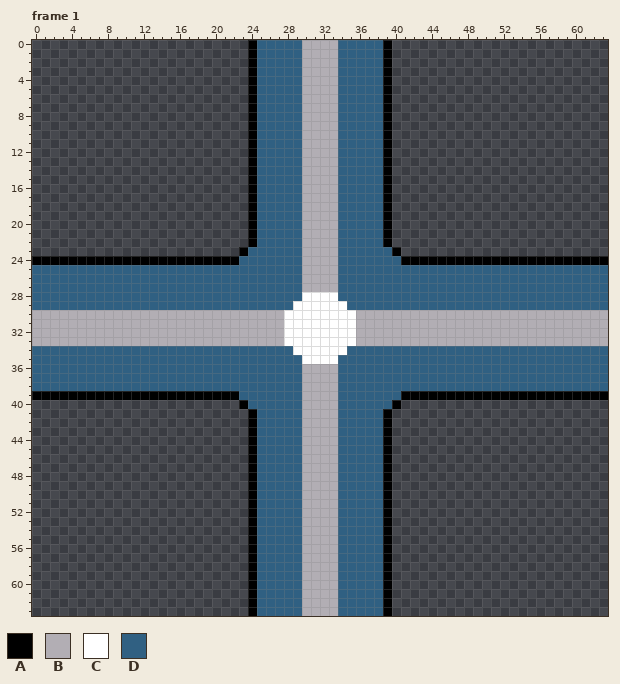
Pixel-art file: aseprite-wire-grid/wire_tiles.aseprite. Above: the version before the commit.
64x64 pixels, 3 frames. Shown: frame 1. The commit also changed other frames, which this record leaves out.
Palette (. is transparent): A #000000  B #b2aeb4  C #ffffff  D #306082
And afterwards:
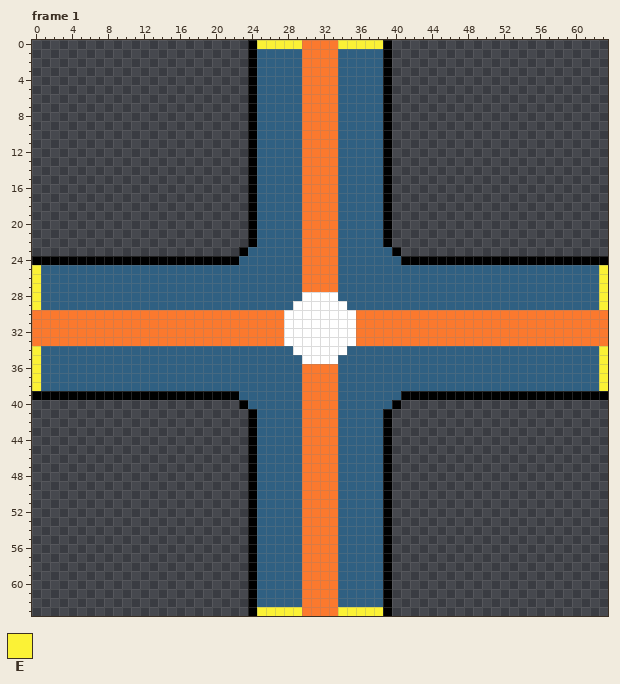
Colours new in this view: E #fbf236
Diff:
layer "Connected" now shown
@@ palette @@
-B #b2aeb4
+B #fb792e
--- frame 1, layer "Connected"
@@ x 23..40 @@
- 0 .ADDDDDBBBBDDDDDA.
+ 0 .AEEEEEBBBBEEEEEA.
  1 .ADDDDDBBBBDDDDDA.
@@ x 0..63 @@
 24 AAAAAAAAAAAAAAAAAAAAAAADDDDDDDBBBBDDDDDDDAAAAAAAAAAAAAAAAAAAAAAA
-25 DDDDDDDDDDDDDDDDDDDDDDDDDDDDDDBBBBDDDDDDDDDDDDDDDDDDDDDDDDDDDDDD
-26 DDDDDDDDDDDDDDDDDDDDDDDDDDDDDDBBBBDDDDDDDDDDDDDDDDDDDDDDDDDDDDDD
-27 DDDDDDDDDDDDDDDDDDDDDDDDDDDDDDBBBBDDDDDDDDDDDDDDDDDDDDDDDDDDDDDD
-28 DDDDDDDDDDDDDDDDDDDDDDDDDDDDDDCCCCDDDDDDDDDDDDDDDDDDDDDDDDDDDDDD
-29 DDDDDDDDDDDDDDDDDDDDDDDDDDDDDCCCCCCDDDDDDDDDDDDDDDDDDDDDDDDDDDDD
+25 EDDDDDDDDDDDDDDDDDDDDDDDDDDDDDBBBBDDDDDDDDDDDDDDDDDDDDDDDDDDDDDE
+26 EDDDDDDDDDDDDDDDDDDDDDDDDDDDDDBBBBDDDDDDDDDDDDDDDDDDDDDDDDDDDDDE
+27 EDDDDDDDDDDDDDDDDDDDDDDDDDDDDDBBBBDDDDDDDDDDDDDDDDDDDDDDDDDDDDDE
+28 EDDDDDDDDDDDDDDDDDDDDDDDDDDDDDCCCCDDDDDDDDDDDDDDDDDDDDDDDDDDDDDE
+29 EDDDDDDDDDDDDDDDDDDDDDDDDDDDDCCCCCCDDDDDDDDDDDDDDDDDDDDDDDDDDDDE
 30 BBBBBBBBBBBBBBBBBBBBBBBBBBBBCCCCCCCCBBBBBBBBBBBBBBBBBBBBBBBBBBBB
@@ x 0..63 @@
 33 BBBBBBBBBBBBBBBBBBBBBBBBBBBBCCCCCCCCBBBBBBBBBBBBBBBBBBBBBBBBBBBB
-34 DDDDDDDDDDDDDDDDDDDDDDDDDDDDDCCCCCCDDDDDDDDDDDDDDDDDDDDDDDDDDDDD
-35 DDDDDDDDDDDDDDDDDDDDDDDDDDDDDDCCCCDDDDDDDDDDDDDDDDDDDDDDDDDDDDDD
-36 DDDDDDDDDDDDDDDDDDDDDDDDDDDDDDBBBBDDDDDDDDDDDDDDDDDDDDDDDDDDDDDD
-37 DDDDDDDDDDDDDDDDDDDDDDDDDDDDDDBBBBDDDDDDDDDDDDDDDDDDDDDDDDDDDDDD
-38 DDDDDDDDDDDDDDDDDDDDDDDDDDDDDDBBBBDDDDDDDDDDDDDDDDDDDDDDDDDDDDDD
+34 EDDDDDDDDDDDDDDDDDDDDDDDDDDDDCCCCCCDDDDDDDDDDDDDDDDDDDDDDDDDDDDE
+35 EDDDDDDDDDDDDDDDDDDDDDDDDDDDDDCCCCDDDDDDDDDDDDDDDDDDDDDDDDDDDDDE
+36 EDDDDDDDDDDDDDDDDDDDDDDDDDDDDDBBBBDDDDDDDDDDDDDDDDDDDDDDDDDDDDDE
+37 EDDDDDDDDDDDDDDDDDDDDDDDDDDDDDBBBBDDDDDDDDDDDDDDDDDDDDDDDDDDDDDE
+38 EDDDDDDDDDDDDDDDDDDDDDDDDDDDDDBBBBDDDDDDDDDDDDDDDDDDDDDDDDDDDDDE
 39 AAAAAAAAAAAAAAAAAAAAAAADDDDDDDBBBBDDDDDDDAAAAAAAAAAAAAAAAAAAAAAA
@@ x 23..40 @@
 62 .ADDDDDBBBBDDDDDA.
-63 .ADDDDDBBBBDDDDDA.
+63 .AEEEEEBBBBEEEEEA.
Pixel boxes of the changes (left, top, right, bottom) in both pictures:
changed: (32, 40, 608, 616)
